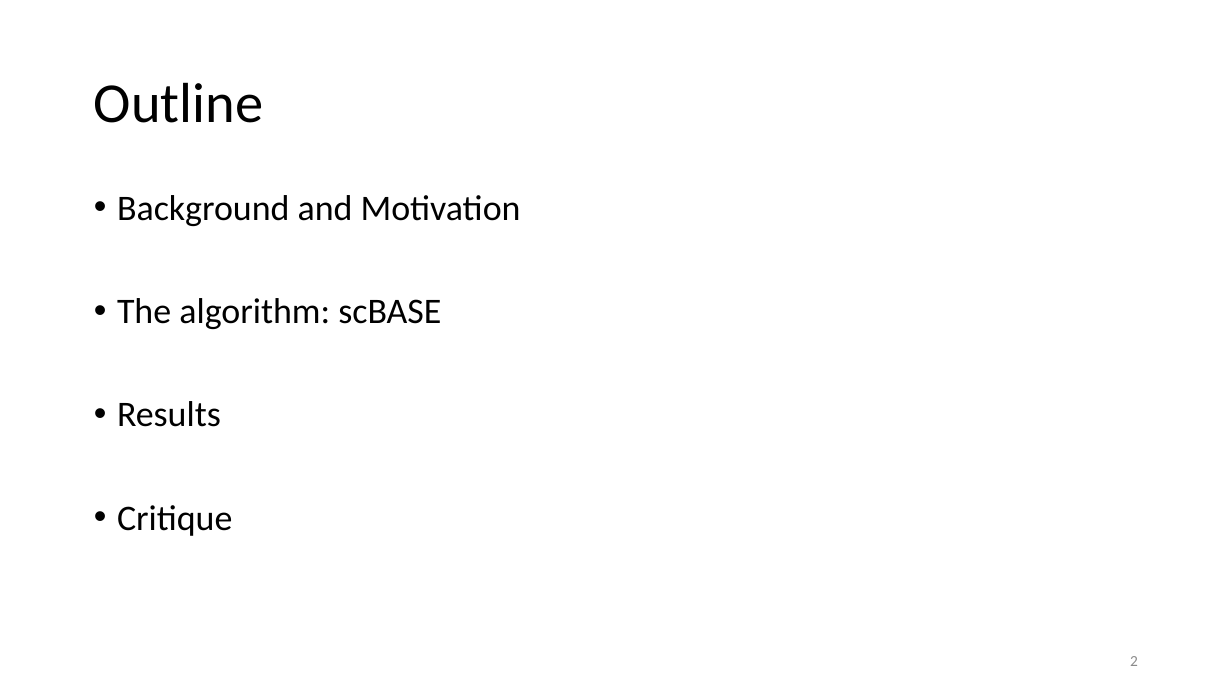
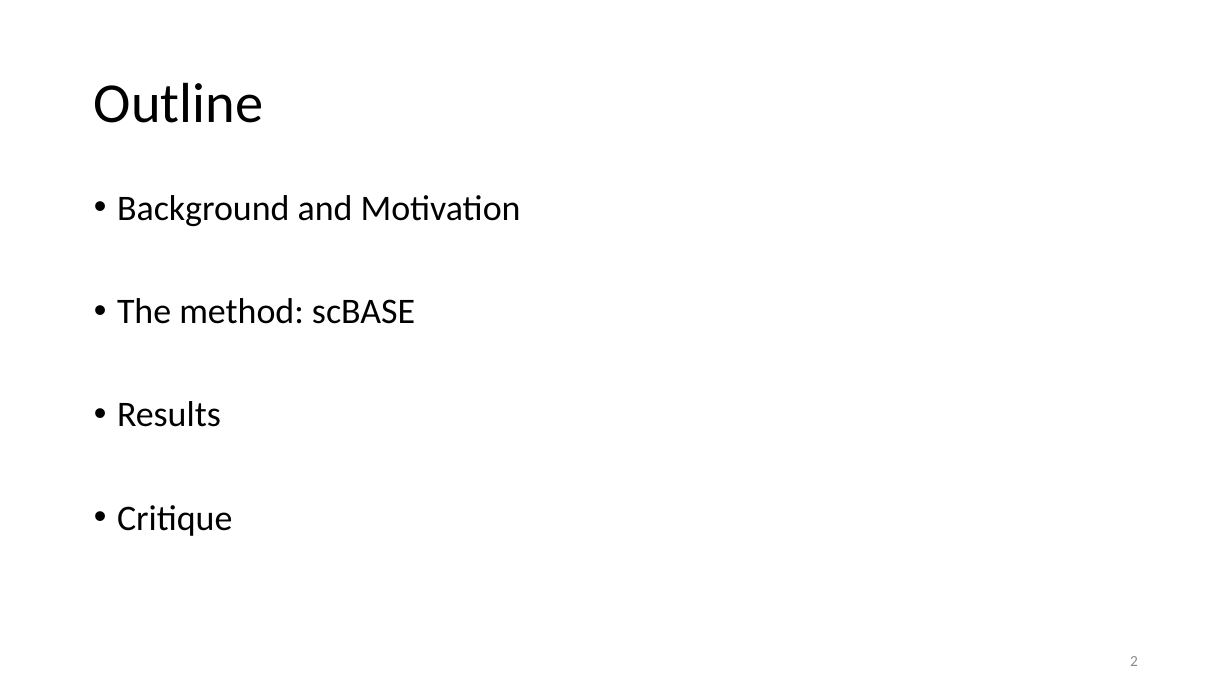
Before and after one commit to SmaragdaDimitrakopoulou/Paper-Presentation, a slide deck: slide 2 of presentation.pptx. Drawn at 1232x693 pixels with LibreOffice and Linux fonts; fonts in the diff are those of the drawing. Boxes give left, top, right and bottom in pixels: in the first picture for what was removed or moved away, otherwise in the second. Text is boxed around its words. In the diff, an @@ line names an element or a change of style, - is before the commit and + after.

```diff
--- a/presentation.pptx
+++ b/presentation.pptx
@@ text at box(117, 298, 415, 324): text changed @@
-• The algorithm: scBASE
+• The method: scBASE
```
Also in this commit, not shown: 6 other slides changed, 1 slide added.
